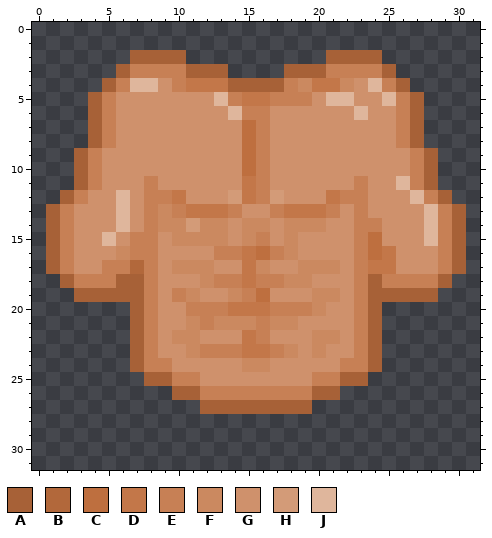
One commit to this pixel-art sprite: toughnessTextIcon.png. The picture above is the old version.
The file is 32x32 pixels. Colours within 5 levels of each other are drawn and written as one.
Palette (. is transparent): A #a76137  B #b2683b  C #be6f3f  D #c37749  E #c78055  F #cb8960  G #cf916c  H #d39b78  J #dfb69c
Pixels before, first column x 1:
 2 ......AAAA..........AAAA......
 3 .....AEEEEAAA....AAAEEEEA.....
 4 ....AEJJGEDDDAAAAEFDDFGJEA....
 5 ...AEGGGGGGGJEDDEEEGJJGGJEA...
 6 ...AEGGGGGGGGJEEGGGGGGJGGEA...
 7 ...AEGGGGGGGGGCEGGGGGGGGGEA...
 8 ...AEGGGGGGGGGCEGGGGGGGGGEA...
 9 ..AEGGGGGGGGGGCEGGGGGGGGGGEA..
10 ..AEGGGGGGGGGGCEGGGGGGGGGGEA..
11 ..AEGGGEGGGGGGDEGGGGGGEGGJEA..
12 .AEGGJGEEDGGGHDEHGGGDEEGGGJEA.
13 AEGGGJGEFEDDDEGGEDDDEGEGGGGJEA
14 AEGGGJGEFFHFFGFFGFFFGGEEGGGJEA
15 AEGGJGEEGFFFFGFEGFGGGGECGGGJEA
16 AEGGGFEEGGGGEEDCEFGGGGECDGGGEA
17 AEGGEEBEGFFFGGDFGGFFFGEDDGGGEA
18 .AEEEAAEGGGFEEDEEFFGGGEAEEEEA.
19 ..AAAAAEGEFGGFECGGGFFGEAAAAA..
20 ......AEGGEEEDDDEEEFGGEA......
21 ......AEGGFEFFFEFFGGGGEA......
22 ......AEGFFGGGDEGGGFFGEA......
23 ......AEGGFEEEDDEFGFGGEA......
24 ......AEEGGGGGFFGGGGGEEA......
25 .......AAEEGGGGGGGGEEAA.......
26 .........AAEEEEEEEEAA.........
27 ...........AAAAAAAA...........
The same view after the edit:
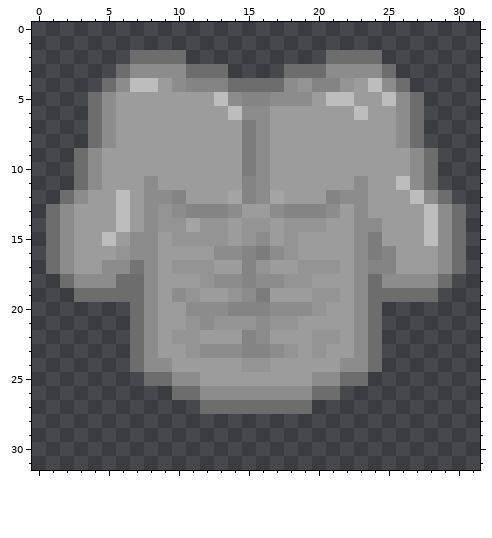
The edit:
colour A: #a76137 -> #6d6d6d
colour B: #b2683b -> #747474
colour C: #be6f3f -> #7c7c7c
colour D: #c37749 -> #848484
colour E: #c78055 -> #8c8c8c
colour F: #cb8960 -> #949494
colour G: #cf916c -> #9c9c9c
colour H: #d39b78 -> #a4a4a4
colour J: #dfb69c -> #bdbdbd
Where, in picture pixels (left, top, right, bottom), the same in both pictures:
changed: (46, 50, 466, 414)
